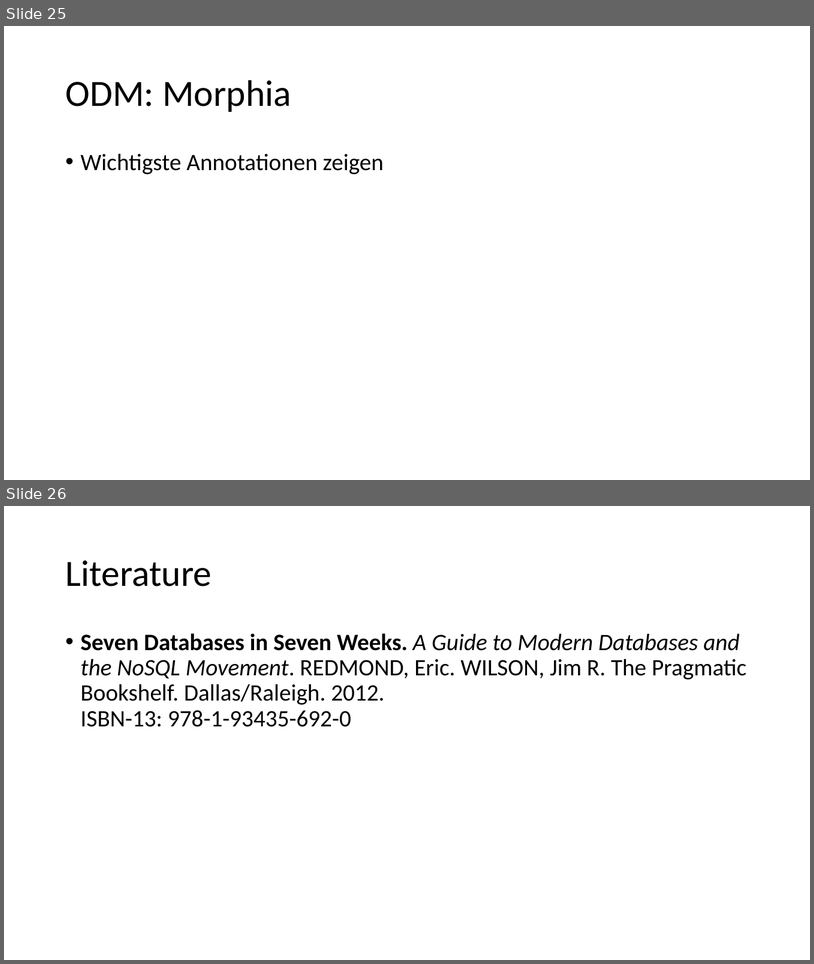
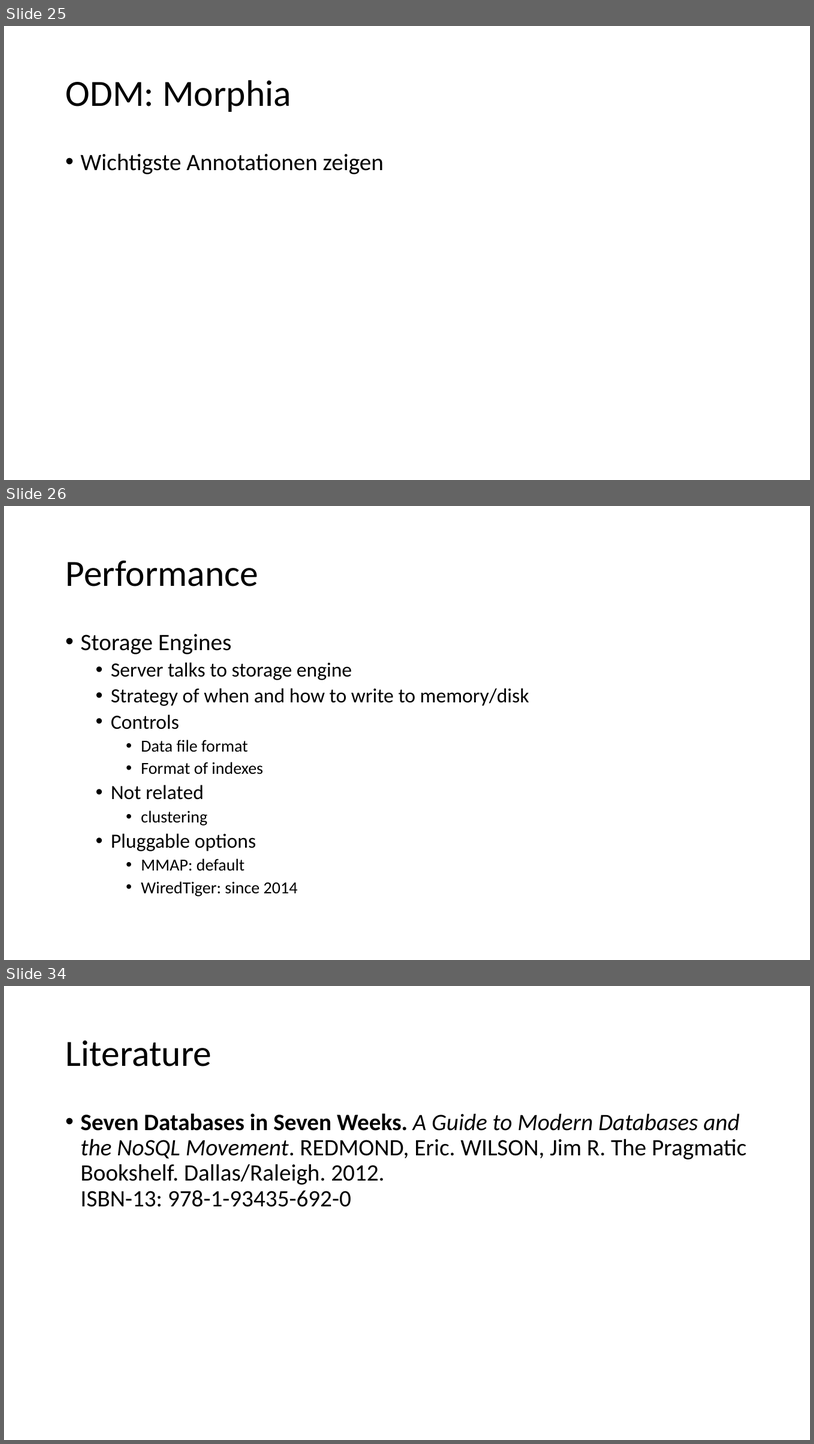
Before and after one commit to tiefenauer/m101j, a slide deck: m101j.pptx. Shown one above the other, each under a label of ours: slides 25 and 26 before the commit, slides 25, 26 and 34 after it; the slides between them are not shown. The pictures are 814x964 and 814x1444 pixels, drawn with LibreOffice and Linux fonts; fonts in the diff are those of the drawing. Boxes give left, top, right and bottom in pixels: in the first picture for what was removed or moved away, otherwise in the second. Text is boxed around its words. In the diff, an @@ line names an element or a change of style, - is before the commit and + after.

```diff
--- a/m101j.pptx
+++ b/m101j.pptx
@@ slide 26 added at (4, 506, 810, 960), background #FFFFFF @@
@@ title added at (65, 560, 258, 586), 44 pt, text #000000 @@
+Performance
@@ text added at (81, 634, 530, 896), 24 pt, text #000000 @@
+• Storage Engines
+  • Server talks to storage engine
+  • Strategy of when and how to write to memory/disk
+  • Controls
+    • Data file format
+    • Format of indexes
+  • Not related
+    • clustering
+  • Pluggable options
+    • MMAP: default
+    • WiredTiger: since 2014
@@ what was slide 26 is now slide 34 @@
```
Also in this commit, not shown: 1 slide changed, 7 other slides added.
